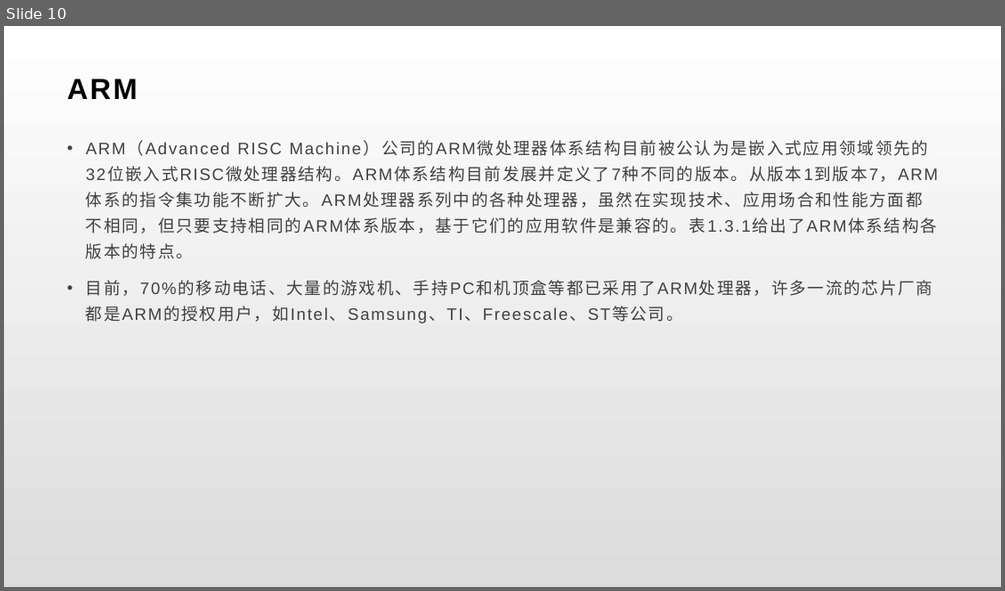
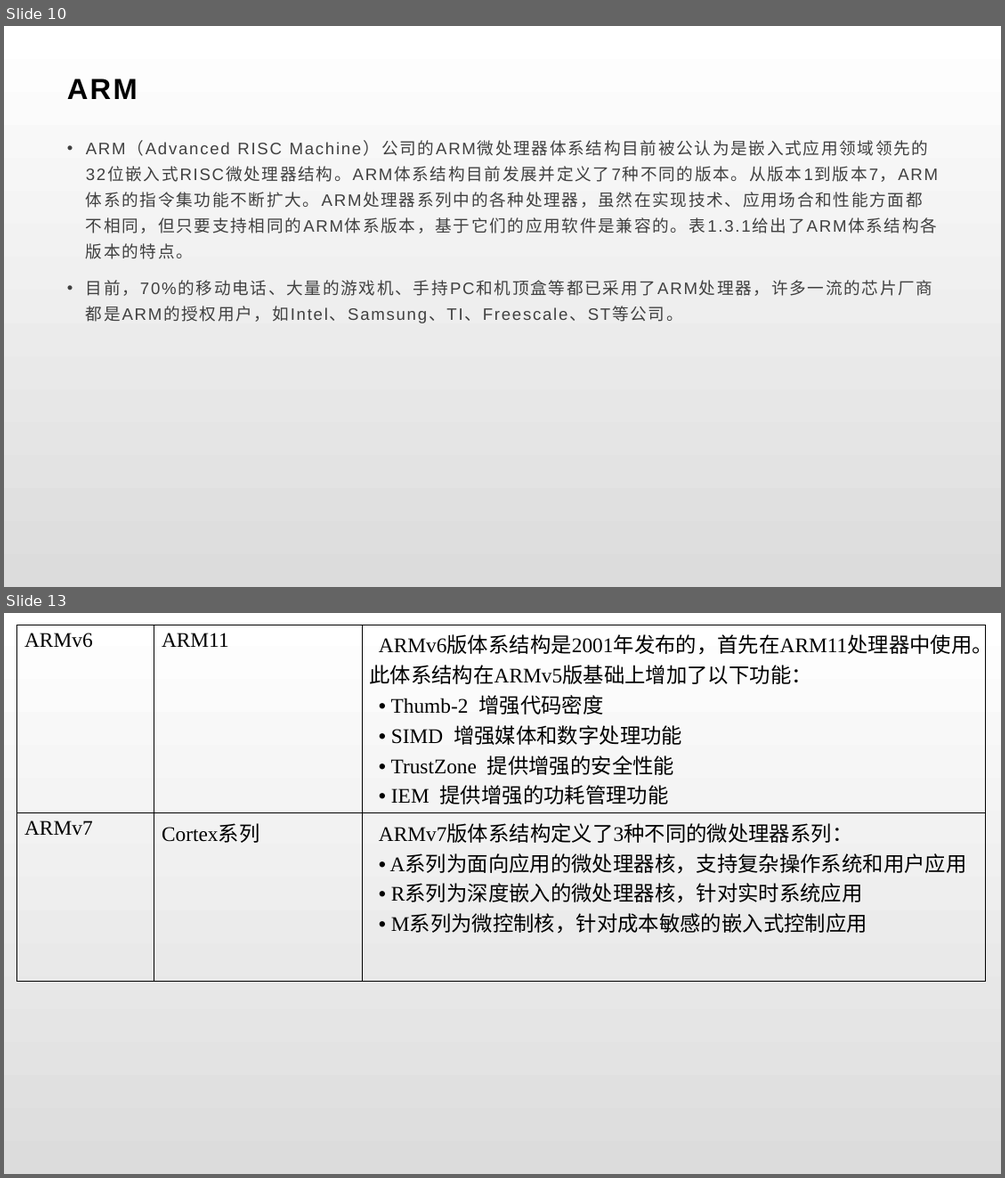
Before and after one commit to BrillianceRen/HanHua, a slide deck: brilliance/嵌入式.pptx. Shown one above the other, each under a label of ours: slide 10 before the commit, slides 10 and 13 after it; the slides between them are not shown. The pictures are 1005x591 and 1005x1178 pixels, drawn with LibreOffice and Linux fonts; fonts in the diff are those of the drawing. Boxes give left, top, right and bottom in pixels: in the first picture for what was removed or moved away, otherwise in the second. Text is boxed around its words. In the diff, an @@ line names an element or a change of style, - is before the commit and + after.

```diff
--- a/brilliance/嵌入式.pptx
+++ b/brilliance/嵌入式.pptx
@@ slide 13 added at (4, 613, 1001, 1174), background gradient #FFFFFF to #DCDCDC @@
@@ table added at (17, 625, 985, 962), 2 rows, 3 columns @@
+ARMv6 | ARM11 | ARMv6版体系结构是2001年发布的，首先在ARM11处理器中使用。此体系结构在ARMv5版基础上增加了以下功能： / • Thumb-2 增强代码密度 / • SIMD 增强媒体和数字处理功能 / • TrustZone 提供增强的安全性能 / • IEM 提供增强的功耗管理功能
+ARMv7 | Cortex系列 | ARMv7版体系结构定义了3种不同的微处理器系列： / • A系列为面向应用的微处理器核，支持复杂操作系统和用户应用 / • R系列为深度嵌入的微处理器核，针对实时系统应用 / • M系列为微控制核，针对成本敏感的嵌入式控制应用
```
Also in this commit, not shown: 8 other slides added, 1 other file.
